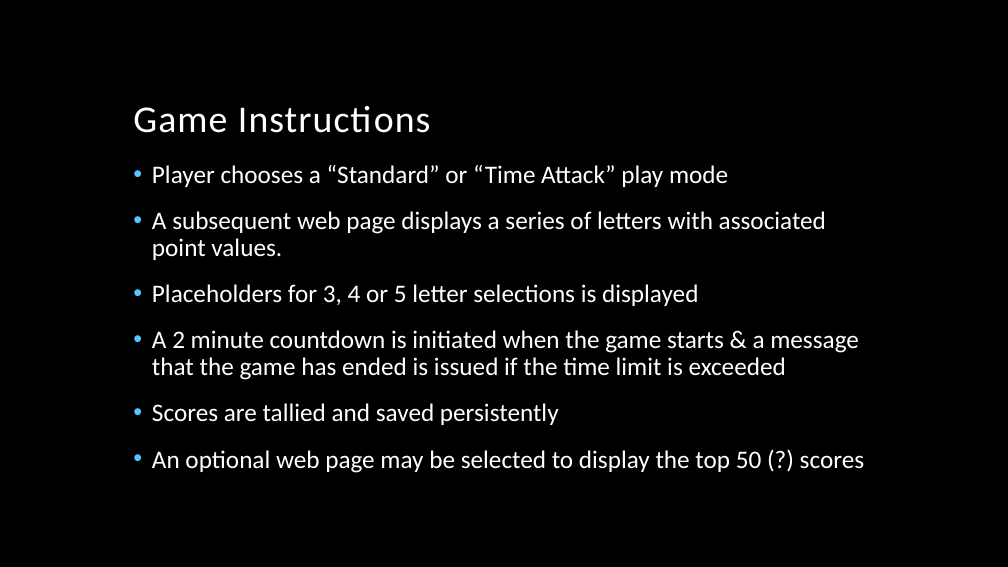
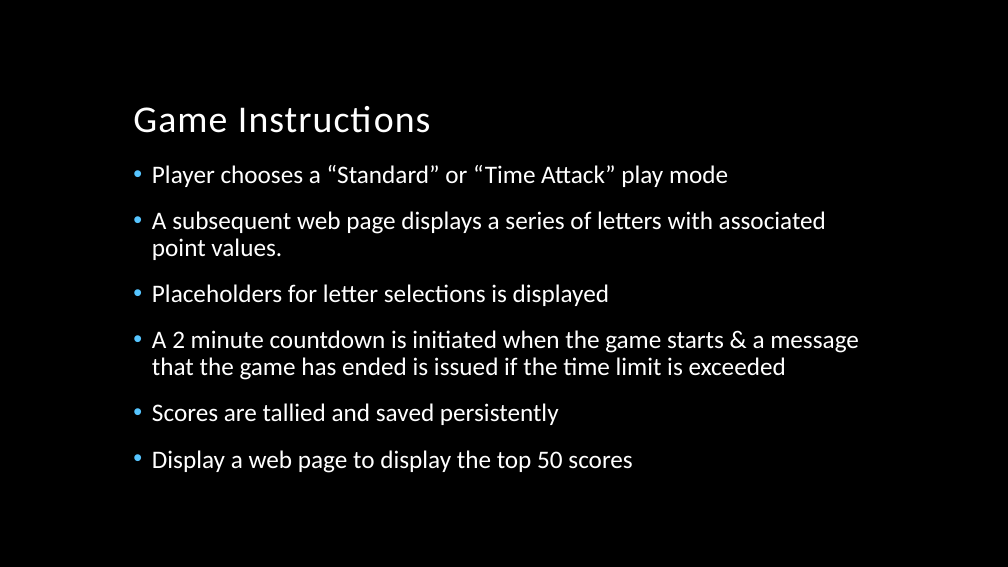
Before and after one commit to CoreyDH/Rangama, a slide deck: slide 8 of presentation/Anagram Presentation.pptx. Drawn at 1008x567 pixels with LibreOffice and Linux fonts; fonts in the diff are those of the drawing; background and template pictures are left out. Boxes give left, top, right and bottom in pixels: in the first picture for what was removed or moved away, otherwise in the second. Text is boxed around its words. In the diff, an @@ line names an element or a change of style, - is before the commit and + after.

```diff
--- a/presentation/Anagram Presentation.pptx
+++ b/presentation/Anagram Presentation.pptx
@@ text at (152,284,609,306): text changed @@
-• Placeholders for 3, 4 or 5 letter selections is displayed
+• Placeholders for letter selections is displayed
@@ text at (152,450,632,473): text changed @@
-• An optional web page may be selected to display the top 50 (?) scores
+• Display a web page to display the top 50 scores
```
Also in this commit, not shown: 3 other slides changed, 2 other files.
